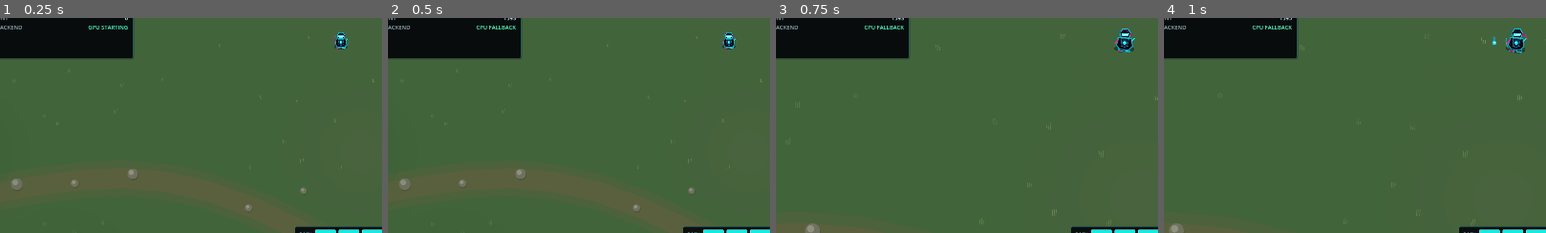
Above: before the commit, frames 1-4 (left to right).
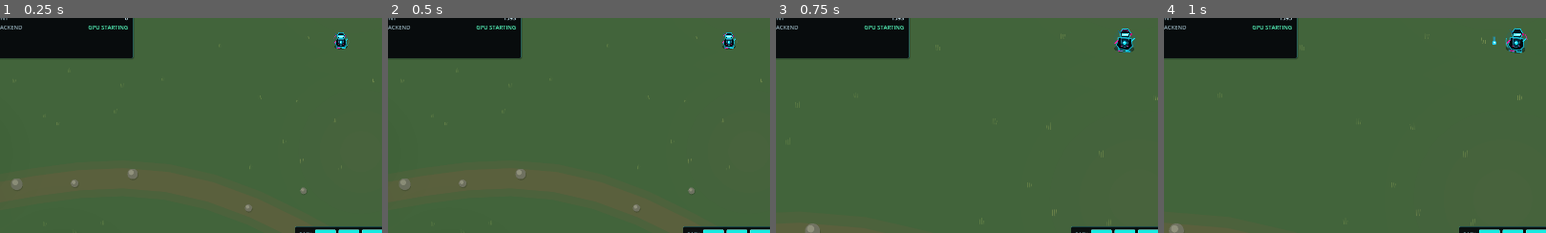
Above: after the commit, the same moments.

Repository: Quest79/GodotVSCodex
Game: Godot game, scene res://scenes/main/game.tscn
Same seed, same stepped clock (60 frames per second), same inputs: the game is played once before the commit and once after it.
Inputs (mouse positions are % of the whole screen's width and height, from its top left):
- Up to frame 1 (0.25 s): no input
- Up to frame 2 (0.5 s): no input
- Up to frame 3 (0.75 s): tap Enter at 0.5 s; move the mouse to (72, 45) at 0.52 s; hold D (move_right) from 0.53 s (still down); hold Z (cycle_camera_zoom) from 0.53 s (still down); click (72, 45) at 0.67 s
- Up to frame 4 (1 s): keep holding D (move_right); keep holding Z (cycle_camera_zoom)
The pictures show only the part of the screen within x 5-55%, y 45-95%; the shares and areas given below are measured in that part.

Frame 1 is identical in both runs. In frame 2, 0.1% of the frame differs, in the area x 23-34%, y 3-6%; in frame 3, 0.1%; in frame 4, 0.1%.

Commit message:
dev4: restore pre-refactor HUD layout

Diff:
--- a/scenes/ui/hud.gd
+++ b/scenes/ui/hud.gd
@@ -20,7 +20,6 @@
 @onready var physics_cpu_label: Label = %PhysicsCPULabel
 @onready var draw_calls_label: Label = %DrawCallsLabel
 @onready var node_count_label: Label = %NodeCountLabel
-@onready var gpu_backend_label: Label = %GPUBackendLabel
 @onready var death_panel: Control = %DeathPanel
 @onready var pause_indicator: Label = %PauseIndicator
 @onready var dash_indicators: Array[ProgressBar] = [%DashIndicator1, %DashIndicator2, %DashIndicator3]
@@ -51,8 +50,6 @@
 	physics_cpu_label.text = "%.2f ms" % (Performance.get_monitor(Performance.TIME_PHYSICS_PROCESS) * 1000.0)
 	draw_calls_label.text = str(roundi(Performance.get_monitor(Performance.RENDER_TOTAL_DRAW_CALLS_IN_FRAME)))
 	node_count_label.text = str(roundi(Performance.get_monitor(Performance.OBJECT_NODE_COUNT)))
-	var gpu_manager := get_tree().get_first_node_in_group("gpu_combat") as GPUCombatManager
-	gpu_backend_label.text = gpu_manager.get_backend_text() if is_instance_valid(gpu_manager) else "CPU FALLBACK"
 
 func _sync_health() -> void:
 	var player := get_tree().get_first_node_in_group("player") as Player
